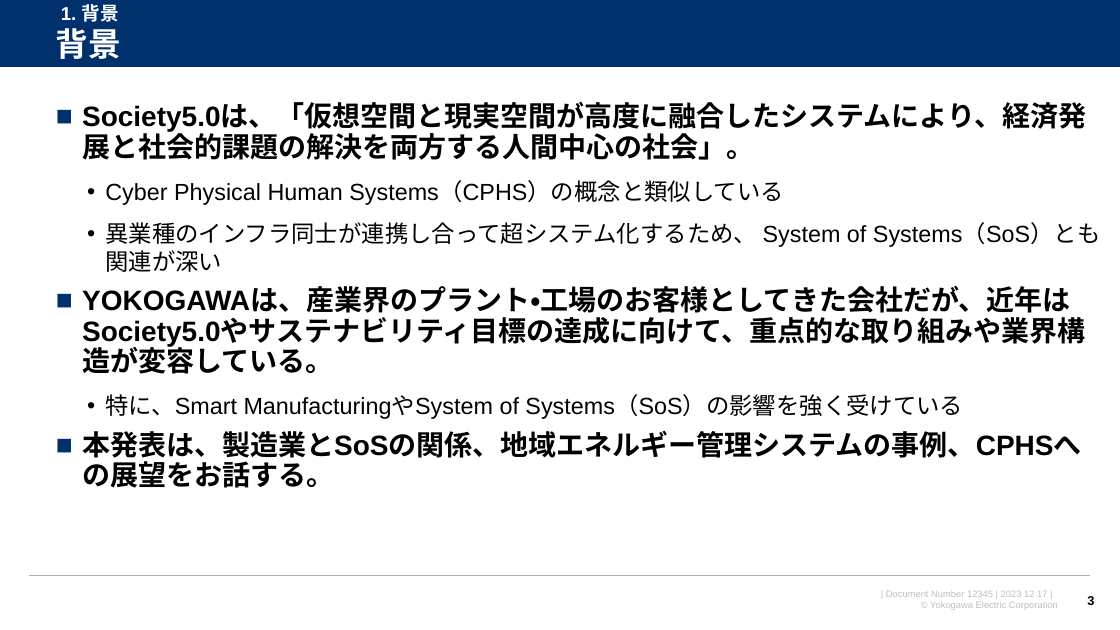
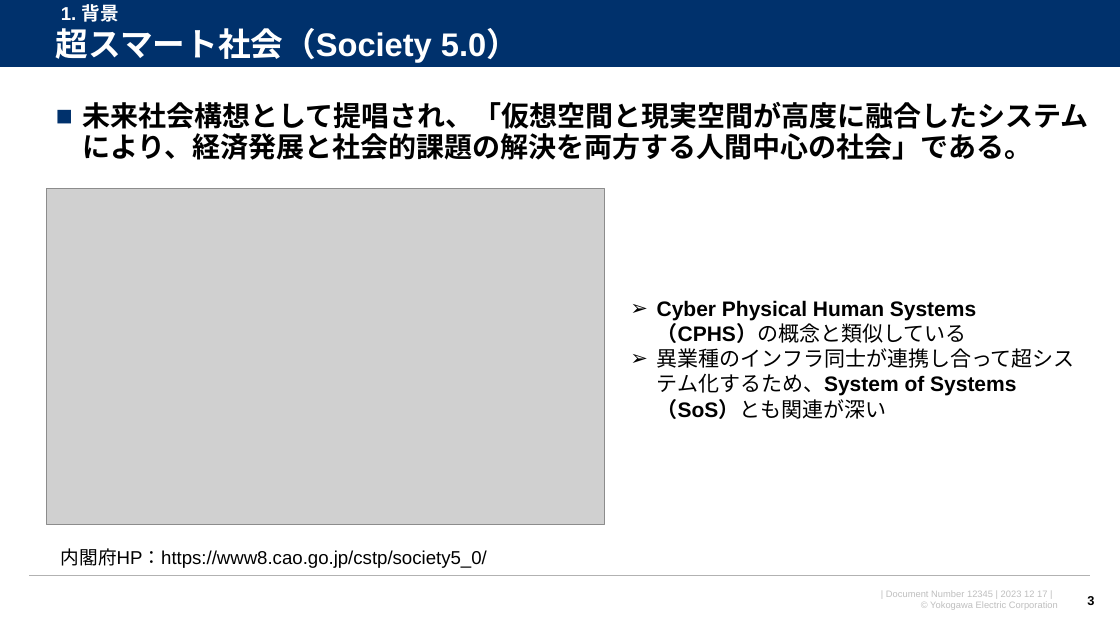
Before and after one commit to watarukumagai-git/opt, a slide deck: slide 3 of SoS/conf2023/231217_横幹連合コンファレンス_熊谷.pptx. Drawn at 1120x630 pixels with LibreOffice and Linux fonts; fonts in the diff are those of the drawing; grey boxes stand for pictures; background and template pictures are left out. Boxes give left, top, right and bottom in pixels: in the first picture for what was removed or moved away, otherwise in the second. Text is boxed around its words. In the diff, an @@ line names an element or a change of style, - is before the commit and + after.

```diff
--- a/SoS/conf2023/231217_横幹連合コンファレンス_熊谷.pptx
+++ b/SoS/conf2023/231217_横幹連合コンファレンス_熊谷.pptx
@@ text at [56,28,519,63]: text changed @@
-背景
+超スマート社会（Society 5.0）
@@ text at [82,102,1089,160]: text changed @@
-■ Society5.0は、「仮想空間と現実空間が高度に融合したシステムにより、経済発展と社会的課題の解決を両方する人間中心の社会」。
-  • Cyber Physical Human Systems（CPHS）の概念と類似している
-  • 異業種のインフラ同士が連携し合って超システム化するため、 System of Systems（SoS）とも関連が深い
-■ YOKOGAWAは、産業界のプラント・工場のお客様としてきた会社だが、近年はSociety5.0やサステナビリティ目標の達成に向けて、重点的な取り組みや業界構造が変容している。
-  • 特に、Smart ManufacturingやSystem of Systems（SoS）の影響を強く受けている
-■ 本発表は、製造業とSoSの関係、地域エネルギー管理システムの事例、CPHSへの展望をお話する。
+■ 未来社会構想として提唱され、「仮想空間と現実空間が高度に融合したシステムにより、経済発展と社会的課題の解決を両方する人間中心の社会」である。
@@ picture added at [46,189,605,525] @@
@@ text added at [657,300,1075,419], 18 pt, text #000000, bold @@
+➢ Cyber Physical Human Systems（CPHS）の概念と類似している
+➢ 異業種のインフラ同士が連携し合って超システム化するため、System of Systems（SoS）とも関連が深い
@@ text added at [61,548,487,568], 16 pt, text #000000 @@
+内閣府HP：https://www8.cao.go.jp/cstp/society5_0/
```
Also in this commit, not shown: 12 other slides changed, 3 slides added, 2 slides removed.
